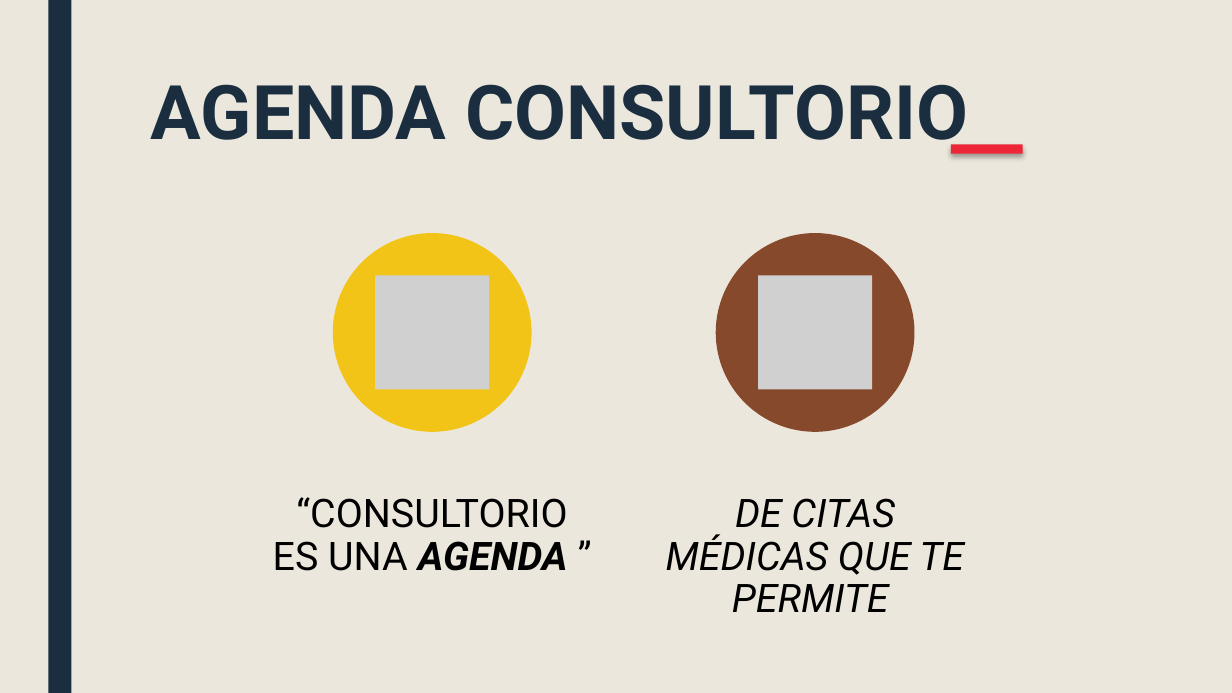
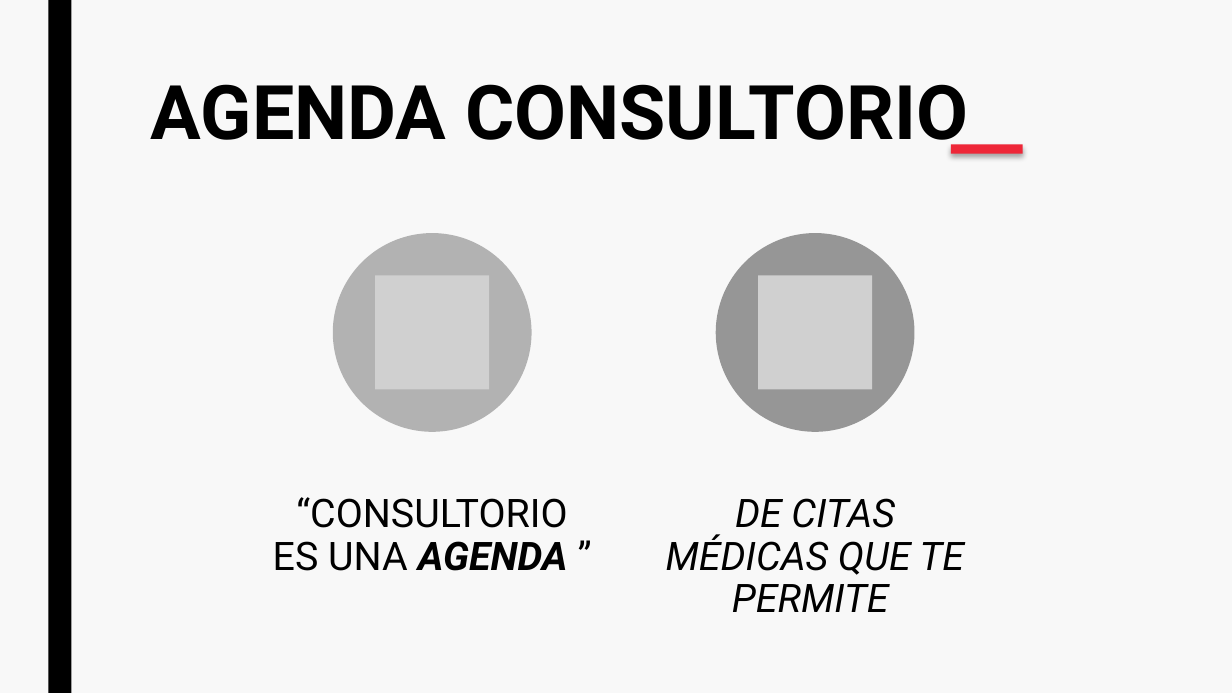
Before and after one commit to GS-Consultorio/analisis, a slide deck: slide 2 of consultorio.pptx. Drawn at 1232x693 pixels with LibreOffice and Linux fonts; fonts in the diff are those of the drawing; grey boxes stand for pictures. Boxes give left, top, right and bottom in pixels: in the first picture for what was removed or moved away, otherwise in the second. Text is boxed around its words. In the diff, an @@ line names an element or a change of style, - is before the commit and + after.

```diff
--- a/consultorio.pptx
+++ b/consultorio.pptx
@@ background #EBE7DD to #F8F8F8 @@
@@ rectangle at bbox=[48, 0, 71, 692]: fill #1A2E40 to #000000 @@
@@ text "AGENDA CONSULTORIO" at bbox=[151, 84, 968, 157]: text colour #1A2E40 to #000000 @@
@@ ellipse at bbox=[333, 233, 531, 431]: fill #F2C418 to #B2B2B2 @@
@@ ellipse at bbox=[716, 233, 914, 431]: fill #87492C to #969696 @@
```
Also in this commit, not shown: 4 other slides changed.
